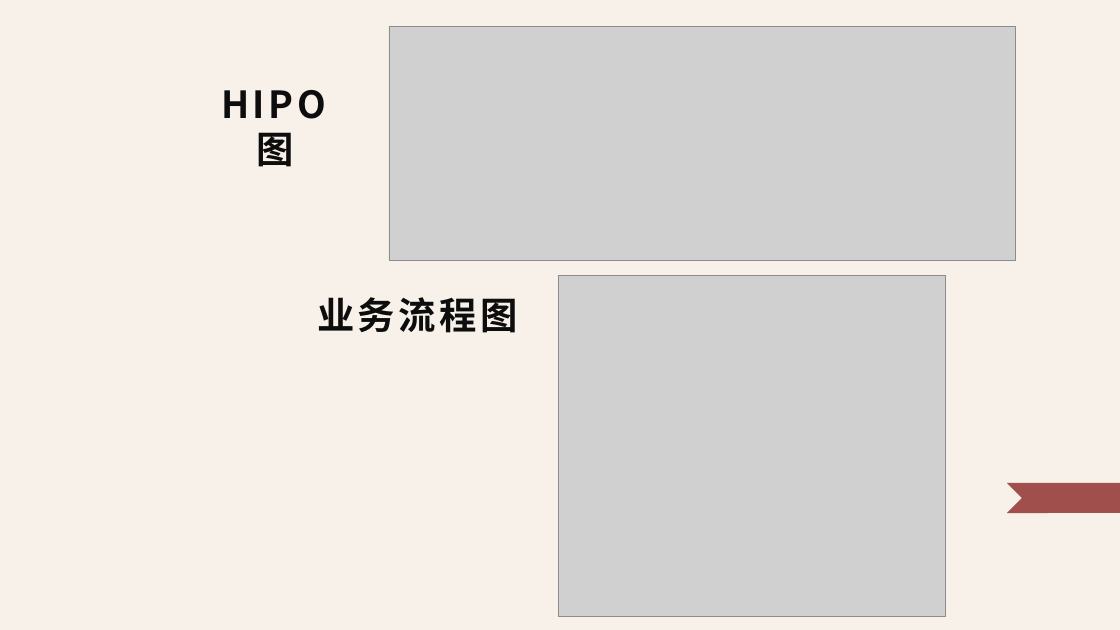
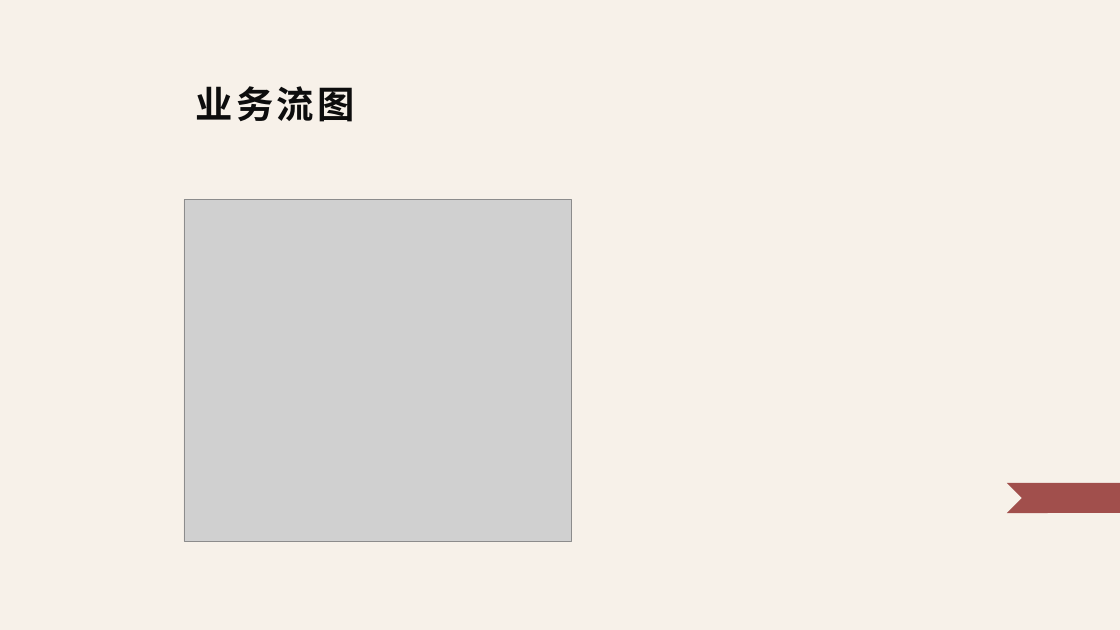
Before and after one commit to ZUCC-MUSICDREAM/start, a slide deck: slide 7 of SE2021-G013-详细设计报告/SE2021-G013-详细设计说明.pptx (slide 6 before the commit). Drawn at 1120x630 pixels with LibreOffice and Linux fonts; fonts in the diff are those of the drawing; grey boxes stand for pictures; background and template pictures are left out. Boxes give left, top, right and bottom in pixels: in the first picture for what was removed or moved away, otherwise in the second. Text is boxed around its words. In the diff, an @@ line names an element or a change of style, - is before the commit and + after.

```diff
--- a/SE2021-G013-详细设计报告/SE2021-G013-详细设计说明.pptx
+++ b/SE2021-G013-详细设计报告/SE2021-G013-详细设计说明.pptx
@@ picture removed at (389, 26, 1016, 260) @@
@@ text at (195, 86, 355, 122): text changed @@
-业务流程图
+业务流图
@@ text removed at (199, 77, 351, 131) @@
-HIPO图
@@ picture: place and size @@
-picture at (559, 276, 946, 618)
+picture at (184, 200, 571, 542)
```
Also in this commit, not shown: 2 other slides changed, 4 slides added, 2 slides removed, 1 other file.
